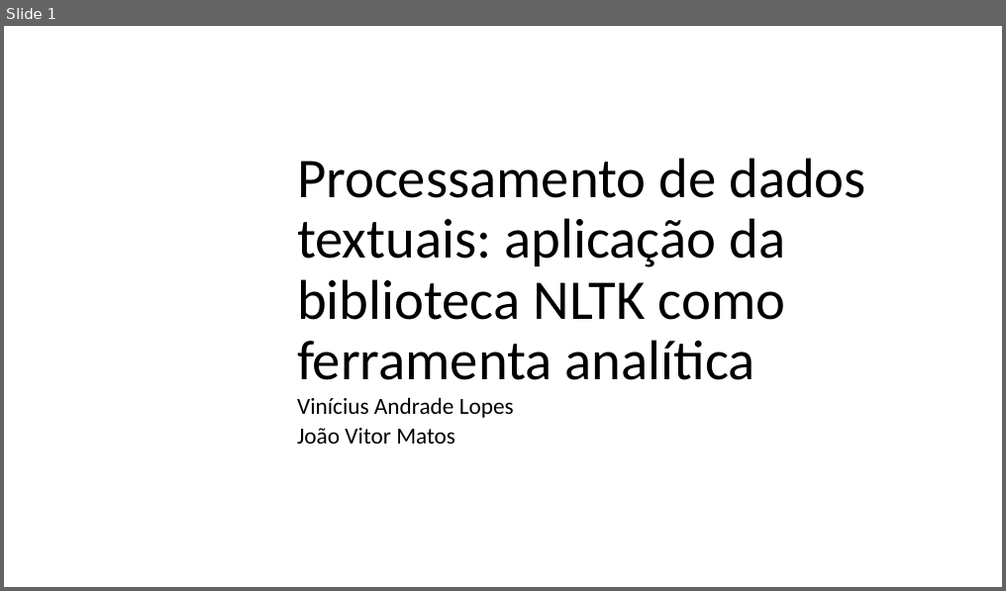
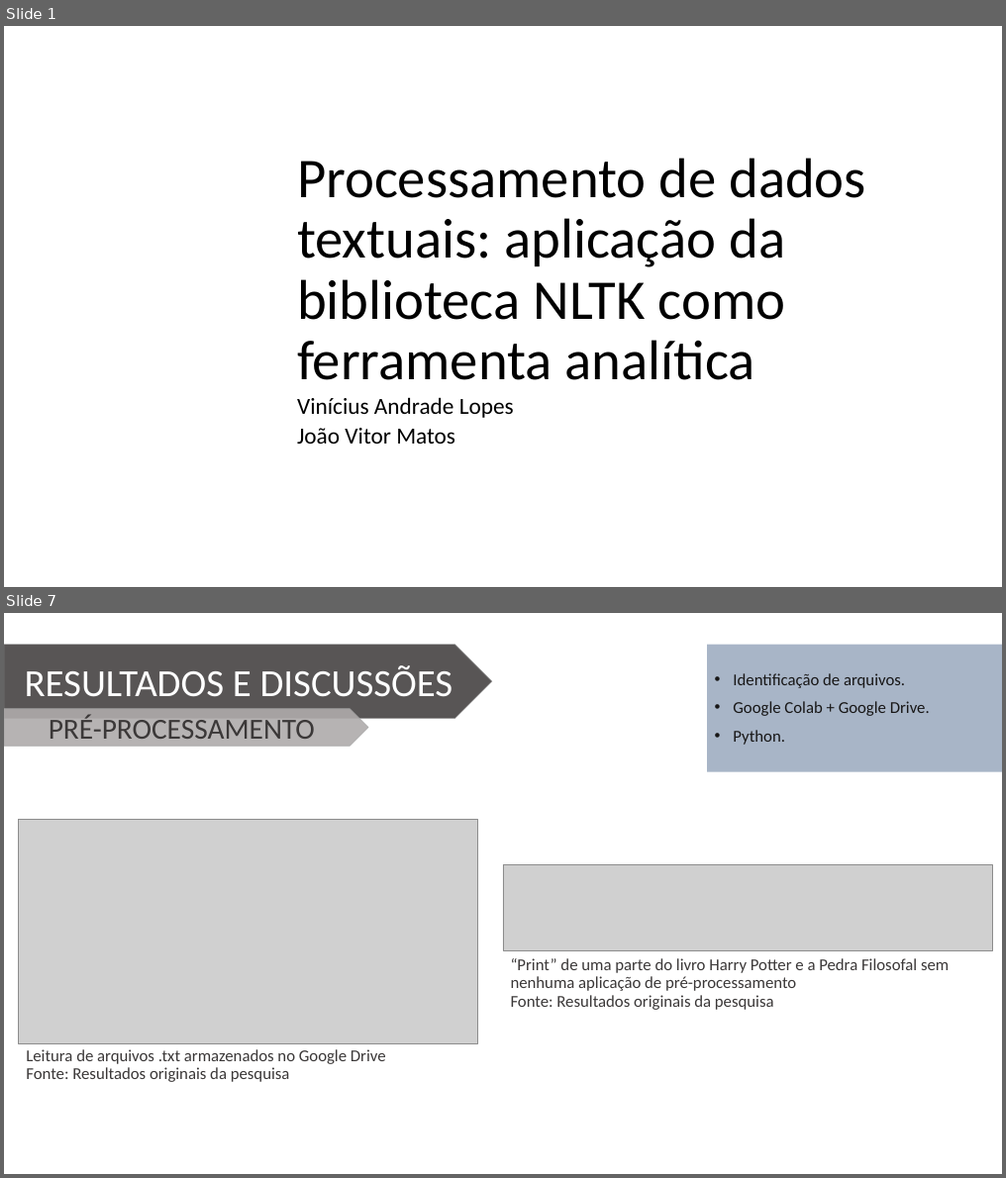
Before and after one commit to Wiryco/Natural-Language-Analysis-And-Processing, a slide deck: Apresentação TCC - Vinícius Andrade Lopes.pptx. Shown one above the other, each under a label of ours: slide 1 before the commit, slides 1 and 7 after it; the slides between them are not shown. The pictures are 1006x591 and 1006x1178 pixels, drawn with LibreOffice and Linux fonts; fonts in the diff are those of the drawing; grey boxes stand for pictures; background and template pictures are left out. Boxes give left, top, right and bottom in pixels: in the first picture for what was removed or moved away, otherwise in the second. Text is boxed around its words. In the diff, an @@ line names an element or a change of style, - is before the commit and + after.

Commit message:
Etapa de resultados preliminares - Apresentação

```diff
--- a/Apresentação TCC - Vinícius Andrade Lopes.pptx
+++ b/Apresentação TCC - Vinícius Andrade Lopes.pptx
@@ slide 7 added at (x1=4, y1=613, x2=1002, y2=1174), background picture (left out) @@
@@ pentagon arrow added at (x1=4, y1=645, x2=492, y2=719), fill #3B3838 at 85% opacity, outline #A5A5A5 0.5 pt, 37 pt, text #FFFFFF @@
+RESULTADOS E DISCUSSÕES
@@ rectangle added at (x1=707, y1=645, x2=1002, y2=772), fill #8497B0 at 70% opacity, 16 pt, text #181717 @@
+• Identificação de arquivos.
+• Google Colab + Google Drive.
+• Python.
@@ pentagon arrow added at (x1=4, y1=709, x2=368, y2=747), fill #AFABAB at 90% opacity, outline #A5A5A5 0.5 pt, 28 pt, text #3B3838 @@
+PRÉ-PROCESSAMENTO
@@ picture added at (x1=19, y1=819, x2=478, y2=1045) @@
@@ picture added at (x1=503, y1=864, x2=993, y2=951) @@
@@ text added at (x1=511, y1=959, x2=948, y2=1010), 16 pt, text #3B3838 @@
+“Print” de uma parte do livro Harry Potter e a Pedra Filosofal sem nenhuma aplicação de pré-processamento
+Fonte: Resultados originais da pesquisa
@@ text added at (x1=26, y1=1050, x2=386, y2=1082), 16 pt, text #3B3838 @@
+Leitura de arquivos .txt armazenados no Google Drive
+Fonte: Resultados originais da pesquisa
```
Also in this commit, not shown: 4 slides changed, 1 other slide added, 1 slide removed.
